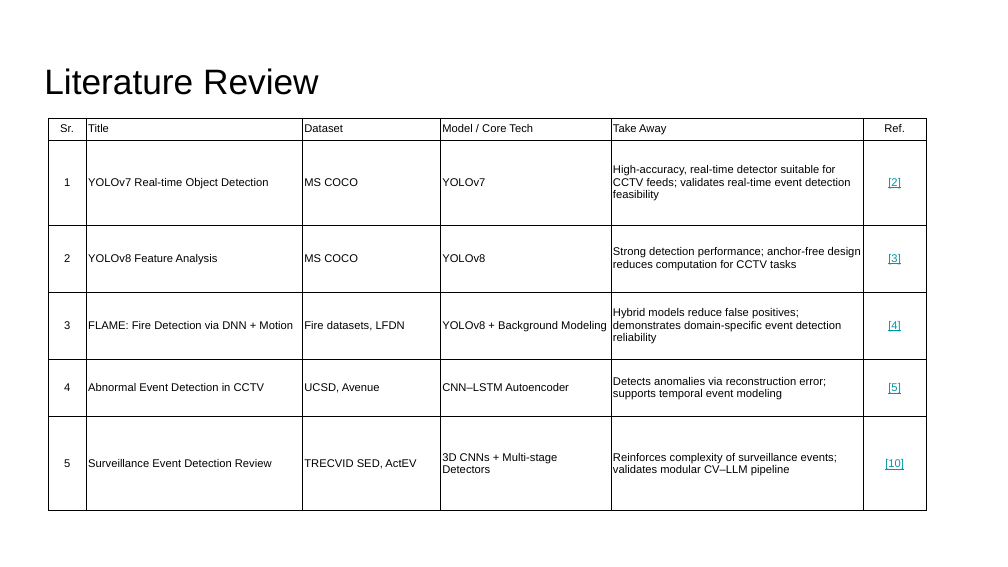
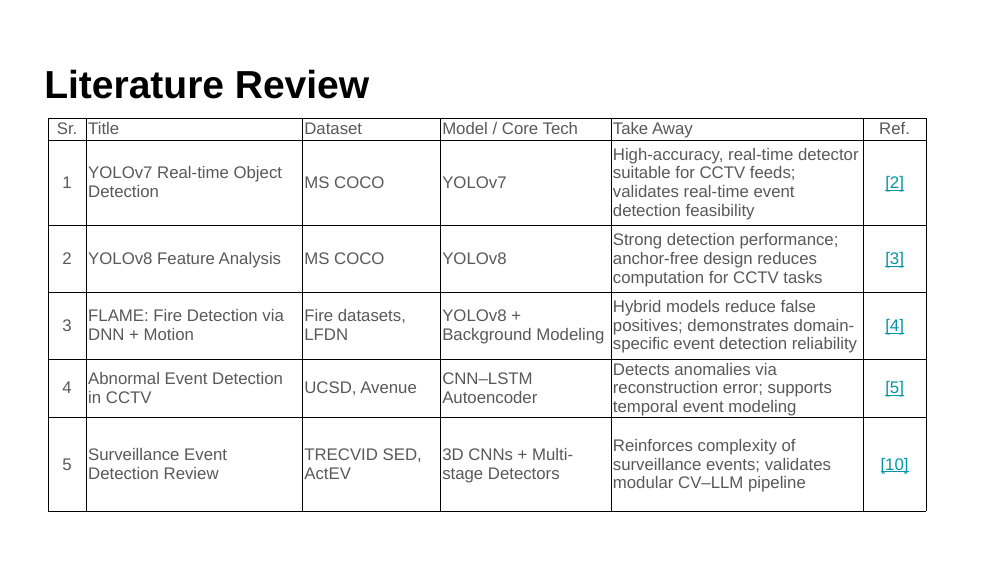
Before and after one commit to Avadh-Ladani-0/vForensIQ, a slide deck: slide 4 of Report/MP_24MCD009.pptx. Drawn at 1008x567 pixels with LibreOffice and Linux fonts; fonts in the diff are those of the drawing. Boxes give left, top, right and bottom in pixels: in the first picture for what was removed or moved away, otherwise in the second. Text is boxed around its words. In the diff, an @@ line names an element or a change of style, - is before the commit and + after.

```diff
--- a/Report/MP_24MCD009.pptx
+++ b/Report/MP_24MCD009.pptx
@@ title "Literature Review" at box(44, 69, 369, 99): size 25.2 to 27.9 pt, bold on @@
@@ table at box(48, 118, 926, 515) @@
@@ size 8 to 12 pt, text colour #000000 to #595959 @@
```
Also in this commit, not shown: 19 other slides changed, 2 slides added, 1 slide removed, 5 other files.
